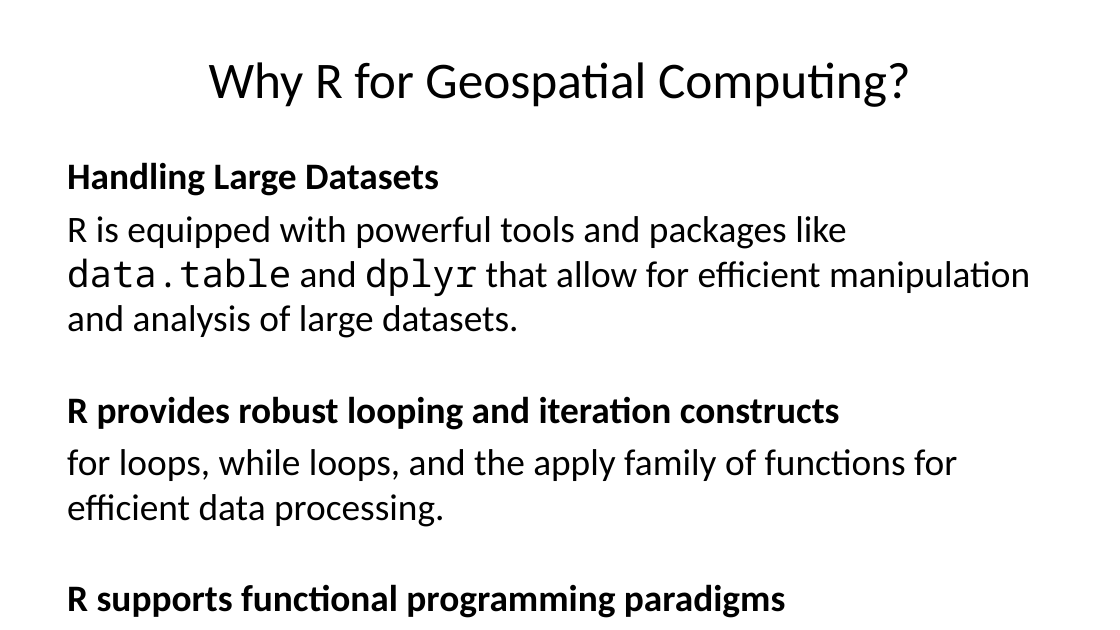
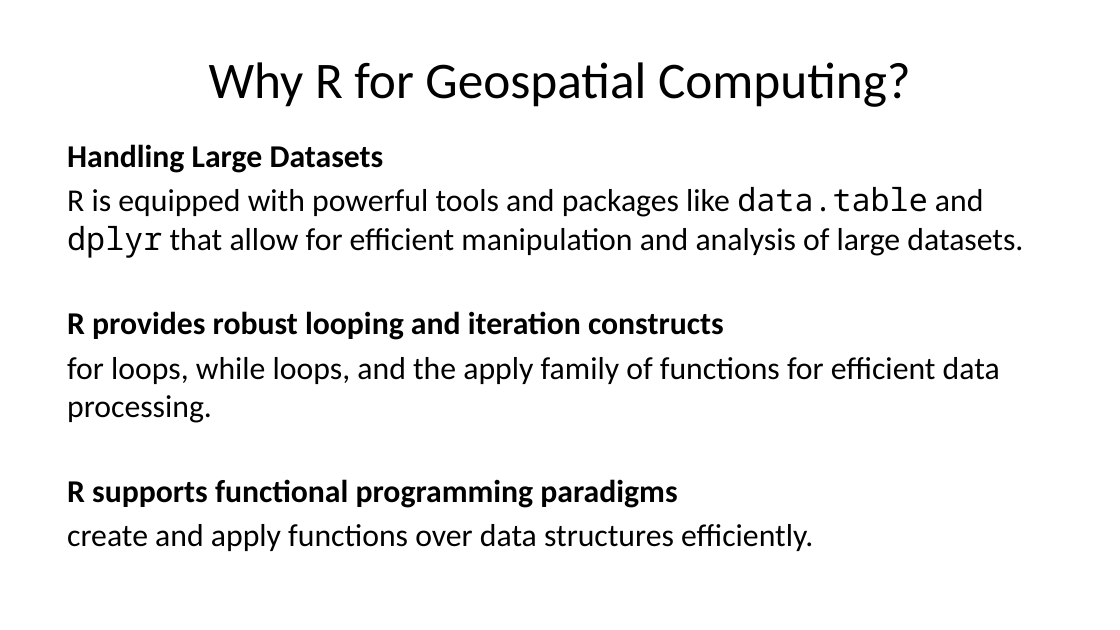
Before and after one commit to yangshao2/Geog4254-5254G, a slide deck: slide 14 of week1/Intro.pptx. Drawn at 1120x630 pixels with LibreOffice and Linux fonts; fonts in the diff are those of the drawing. Boxes give left, top, right and bottom in pixels: in the first picture for what was removed or moved away, otherwise in the second. Text is boxed around its words. In the diff, an @@ line names an element or a change of style, - is before the commit and + after.

```diff
--- a/week1/Intro.pptx
+++ b/week1/Intro.pptx
@@ text "Handling Large Datasets": place and size @@
-text "Handling Large Datasets" at [67, 162, 1030, 618]
+text "Handling Large Datasets" at [67, 144, 1023, 551]
@@ text "Handling Large Datasets" at [67, 144, 1023, 551]: size 24 to 20.4 pt @@
```
Also in this commit, not shown: 4 other slides changed, 24 other files.
